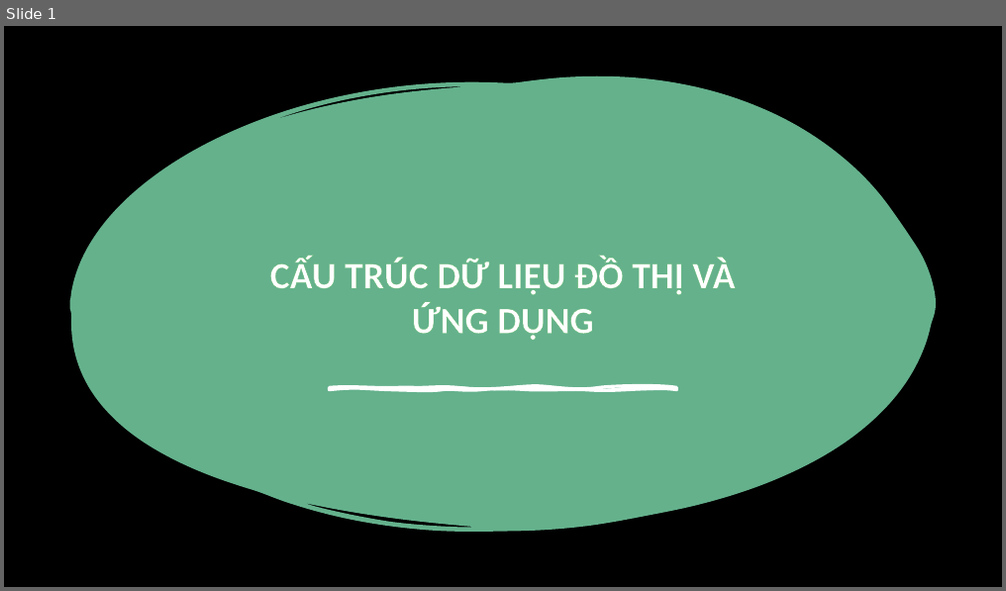
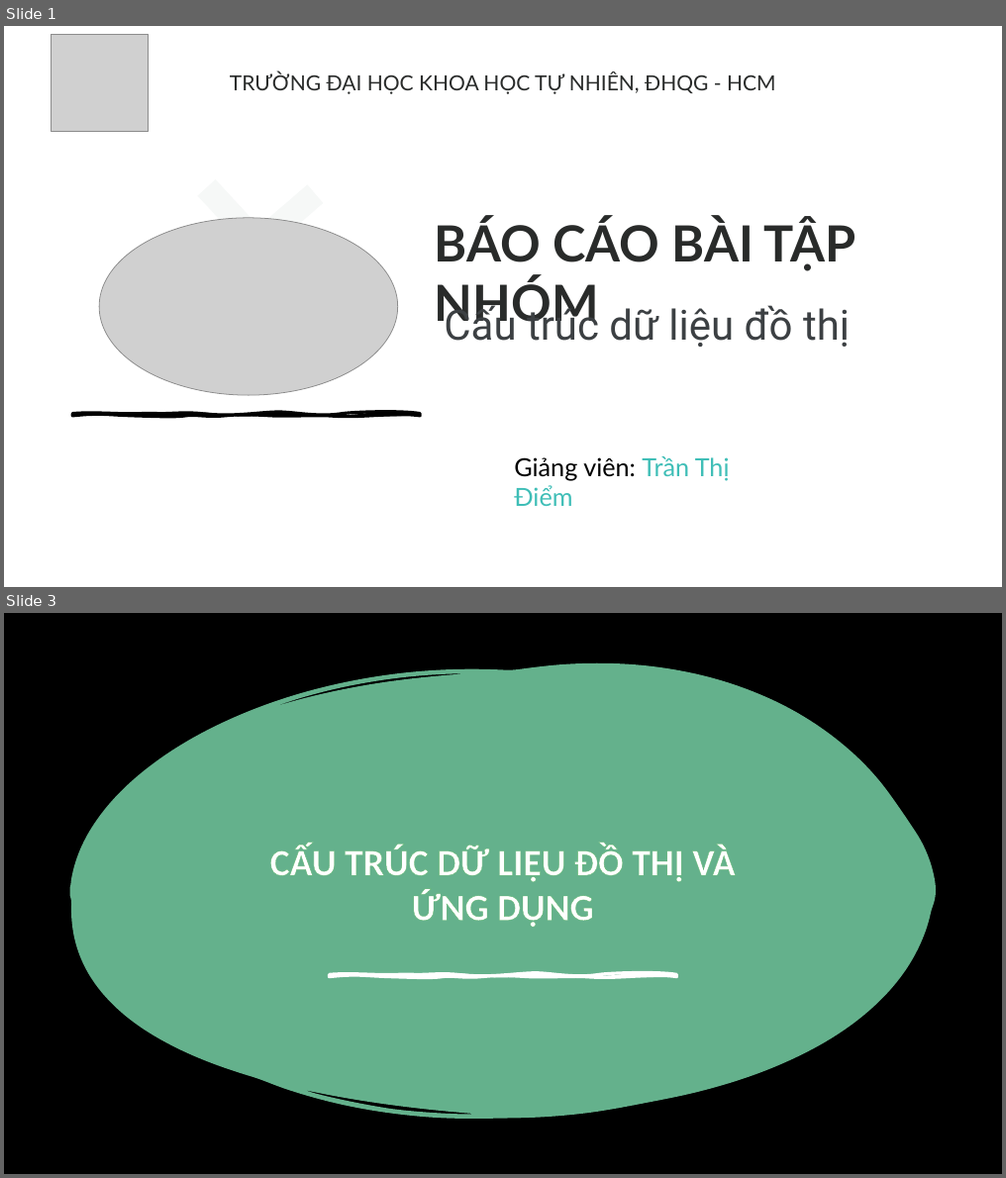
Before and after one commit to thathcmus/CTDL_GT, a slide deck: Cau_Truc_Du_Lieu_Do_Thi_Va_Ung_Dung.pptx. Shown one above the other, each under a label of ours: slide 1 before the commit, slides 1 and 3 after it; the slides between them are not shown. The pictures are 1006x591 and 1006x1178 pixels, drawn with LibreOffice and Linux fonts; fonts in the diff are those of the drawing; grey boxes stand for pictures; background and template pictures are left out. Boxes give left, top, right and bottom in pixels: in the first picture for what was removed or moved away, otherwise in the second. Text is boxed around its words. In the diff, an @@ line names an element or a change of style, - is before the commit and + after.

```diff
--- a/Cau_Truc_Du_Lieu_Do_Thi_Va_Ung_Dung.pptx
+++ b/Cau_Truc_Du_Lieu_Do_Thi_Va_Ung_Dung.pptx
@@ slide 1 added at [4, 26, 1002, 587], background #FFFFFF @@
@@ picture added at [52, 34, 149, 132] @@
@@ text added at [230, 73, 776, 94], 20 pt, text #292B2A @@
+TRƯỜNG ĐẠI HỌC KHOA HỌC TỰ NHIÊN, ĐHQG - HCM
@@ cross added at [148, 136, 368, 351], fill #F6F8F7 @@
@@ picture added at [99, 218, 398, 395] @@
@@ text added at [435, 218, 856, 330], 48 pt, text #292B2A, bold @@
+BÁO CÁO BÀI TẬP NHÓM
@@ text added at [444, 301, 849, 347], 40 pt, text #3C4043 @@
+Cấu trúc dữ liệu đồ thị
@@ freeform shape added at [73, 414, 420, 416], fill #000000, outline #000000 3 pt @@
@@ text added at [514, 457, 730, 506], 24 pt, text #3FBEB7 @@
+Giảng viên: Trần Thị Điểm
@@ what was slide 1 is now slide 3 @@
```
Also in this commit, not shown: 5 other slides added, 2 other files.
